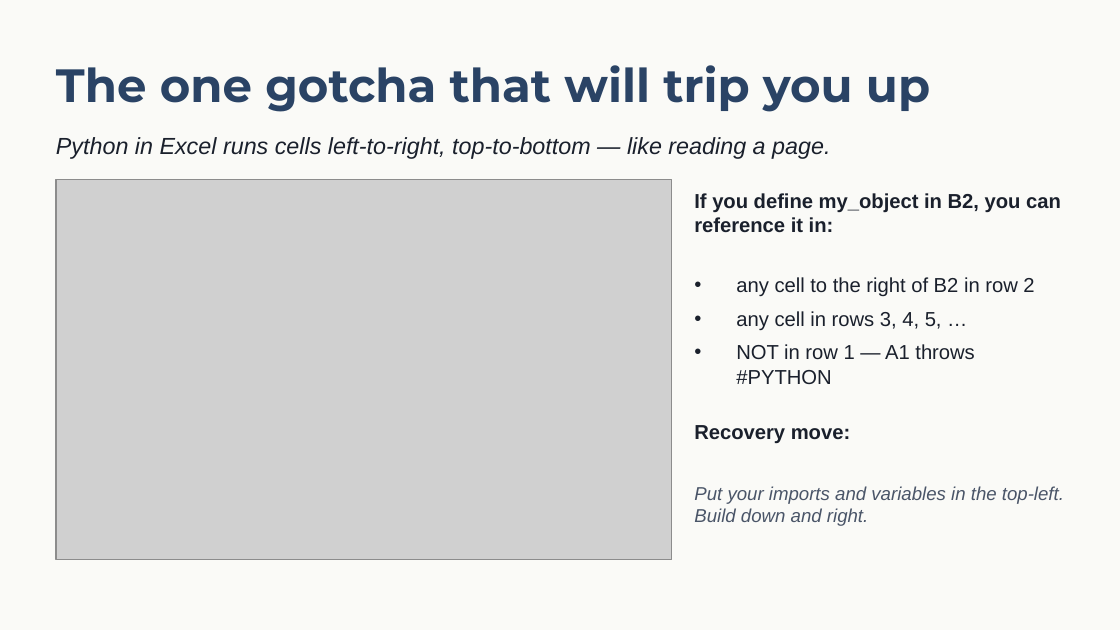
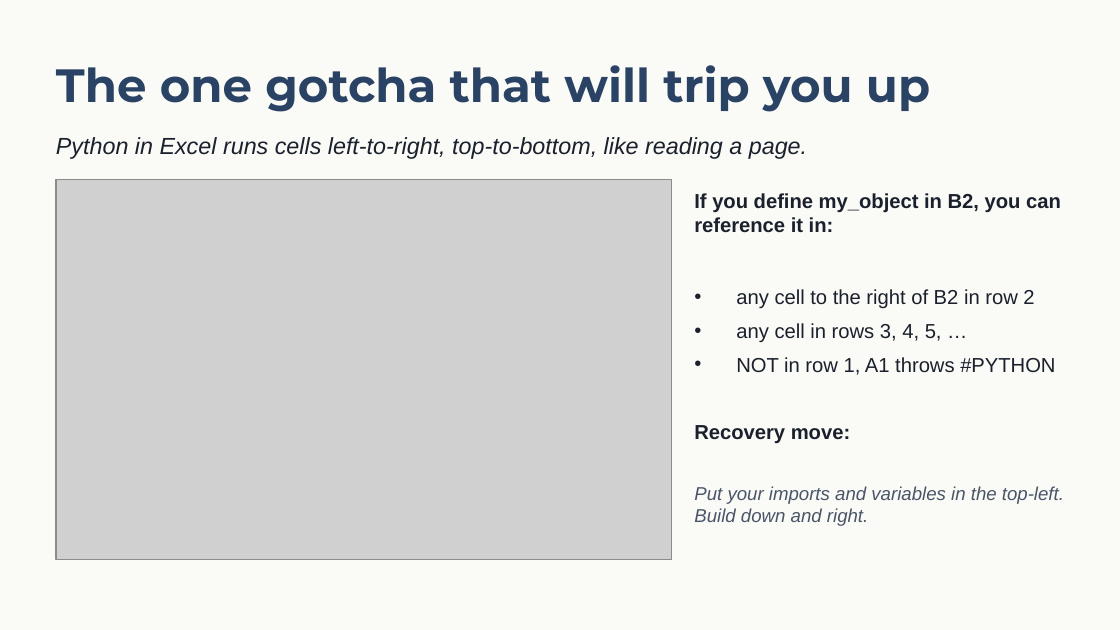
Before and after one commit to stringfestdata/python-in-excel-your-first-hour, a slide deck: slide 10 of python-in-excel-first-hour-deck.pptx. Drawn at 1120x630 pixels with LibreOffice and Linux fonts; fonts in the diff are those of the drawing; grey boxes stand for pictures. Boxes give left, top, right and bottom in pixels: in the first picture for what was removed or moved away, otherwise in the second. Text is boxed around its words. In the diff, an @@ line names an element or a change of style, - is before the commit and + after.

```diff
--- a/python-in-excel-first-hour-deck.pptx
+++ b/python-in-excel-first-hour-deck.pptx
@@ text at (56,137,807,159): text changed @@
-Python in Excel runs cells left-to-right, top-to-bottom — like reading a page.
+Python in Excel runs cells left-to-right, top-to-bottom, like reading a page.
@@ text at (736,357,1055,375): text changed @@
-• NOT in row 1 — A1 throws #PYTHON
+• NOT in row 1, A1 throws #PYTHON
```
Also in this commit, not shown: 14 other slides changed, 2 other files.
